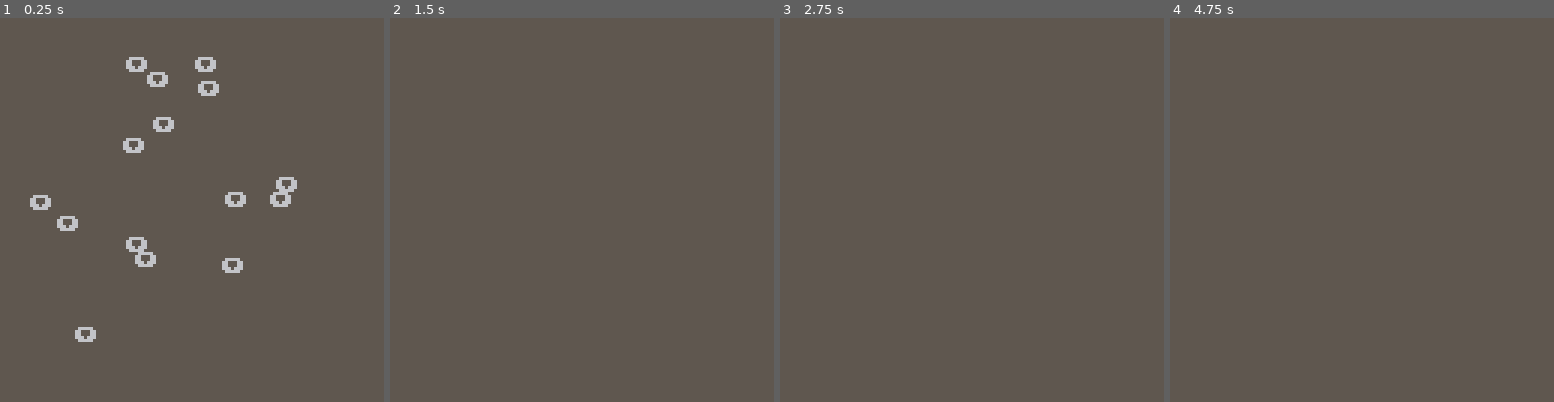
Above: before the commit, frames 1-4 (left to right).
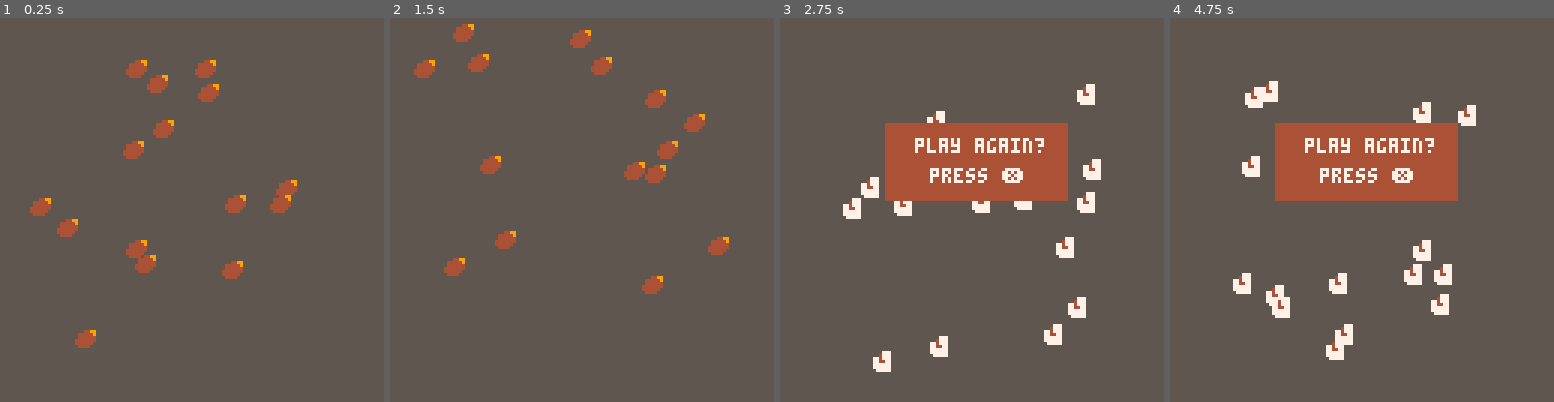
Above: after the commit, the same moments.

Repository: thoughtlesslabs/popper
Game: PICO-8 cartridge popper.p8
Two runs of this game, one before a commit and one after it. Both use one fixed random seed, a clock stepped at 60 frames per second and the inputs below.
Inputs:
- Up to frame 1 (0.25 s): no input
- Up to frame 2 (1.5 s): tap X (X key) at 0.33, 1.07 s; tap O (Z key) at 0.7 s
- Up to frame 3 (2.75 s): tap O (Z key) at 1.7, 2.1, 2.5 s; tap X (X key) at 1.85 s
- Up to frame 4 (4.75 s): tap O (Z key) every 0.4 s from 2.9 to 4.5 s; tap X (X key) at 2.97, 4.08 s

The runs differ from the first frame. In frame 1, 3.8% of the frame differs, in the area x 7-78%, y 10-86%; in frame 2, 3.0%; in frame 3, 12%; in frame 4, 13%, in the area x 16-80%, y 16-90%.

Commit message:
Added modes to control gameplay and popcorn replaces popped kernels

Diff:
--- a/popper.p8
+++ b/popper.p8
@@ -7,11 +7,24 @@
 
 function _init()
 	cls()
-	kern()
+	mode="start"
 end
 
+
 function _update60()
-	updatekern()
+	if mode=="start" then
+		startgame()
+	elseif mode=="game" then
+		updatekern()
+	elseif mode=="retry" then
+		updateretry()
+	end
+end
+
+function startgame()
+	mode="game"
+	kern()
+	pop=false
 end
 
 function kern()
@@ -26,33 +39,58 @@
 end
 
 function updatekern()
-	if btnp(4) then
+	if btnp(4) and pop==false then
 		for i=1,#x do
 			v[i]=false
 		end
+ sfx(0)
+ pop = true
 	end
 end
 
-
 function drawkern()
 	local i
-
 	cls(5)
 	for i=1,#x do
 		if v[i] then
-			print("⬇️",x[i],y[i])
+			spr(2,x[i],y[i])
+		elseif pop then
+			spr(1,x[i]+5,y[i]+5)
 		end
+	end
+
+	if pop then
+		retry()
+	end
+end
+
+function retry()
+	rectfill(35,35,95,60,4)
+	print("play again?",45,40,7)
+	print("press ❎",50,50,7)
+	update_retry()
+end
+
+function update_retry()
+	if btn(5) then
+		mode="start"
 	end
 end
 
 function _draw()
-	drawkern()
+	if mode=="game" then
+		drawkern()
+	elseif mode=="retry" then
+		start()
+	end
 end
 __gfx__
 00000000000077700000000000000000000000000000000000000000000000000000000000000000000000000000000000000000000000000000000000000000
-00000000000977700000000000000000000000000000000000000000000000000000000000000000000000000000000000000000000000000000000000000000
-00700700077977700000000000000000000000000000000000000000000000000000000000000000000000000000000000000000000000000000000000000000
-00077000077777700000000000000000000000000000000000000000000000000000000000000000000000000000000000000000000000000000000000000000
-00077000077777700000000000000000000000000000000000000000000000000000000000000000000000000000000000000000000000000000000000000000
-00700700077777700000000000000000000000000000000000000000000000000000000000000000000000000000000000000000000000000000000000000000
-00000000007777700000000000000000000000000000000000000000000000000000000000000000000000000000000000000000000000000000000000000000
+00000000000477700004499000000000000000000000000000000000000000000000000000000000000000000000000000000000000000000000000000000000
+00700700077477700444449000000000000000000000000000000000000000000000000000000000000000000000000000000000000000000000000000000000
+00077000077447700444444000000000000000000000000000000000000000000000000000000000000000000000000000000000000000000000000000000000
+00077000077777704444444000000000000000000000000000000000000000000000000000000000000000000000000000000000000000000000000000000000
+00700700077777704444440000000000000000000000000000000000000000000000000000000000000000000000000000000000000000000000000000000000
+00000000007777700444400000000000000000000000000000000000000000000000000000000000000000000000000000000000000000000000000000000000
+
+
Not shown, changed: the sound effects (__sfx__) section of popper.p8
